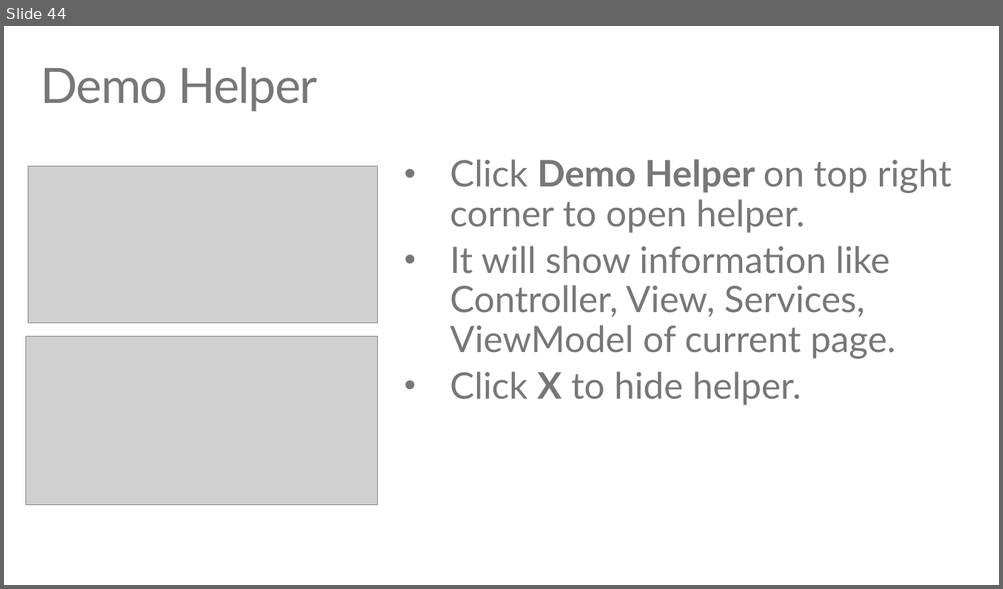
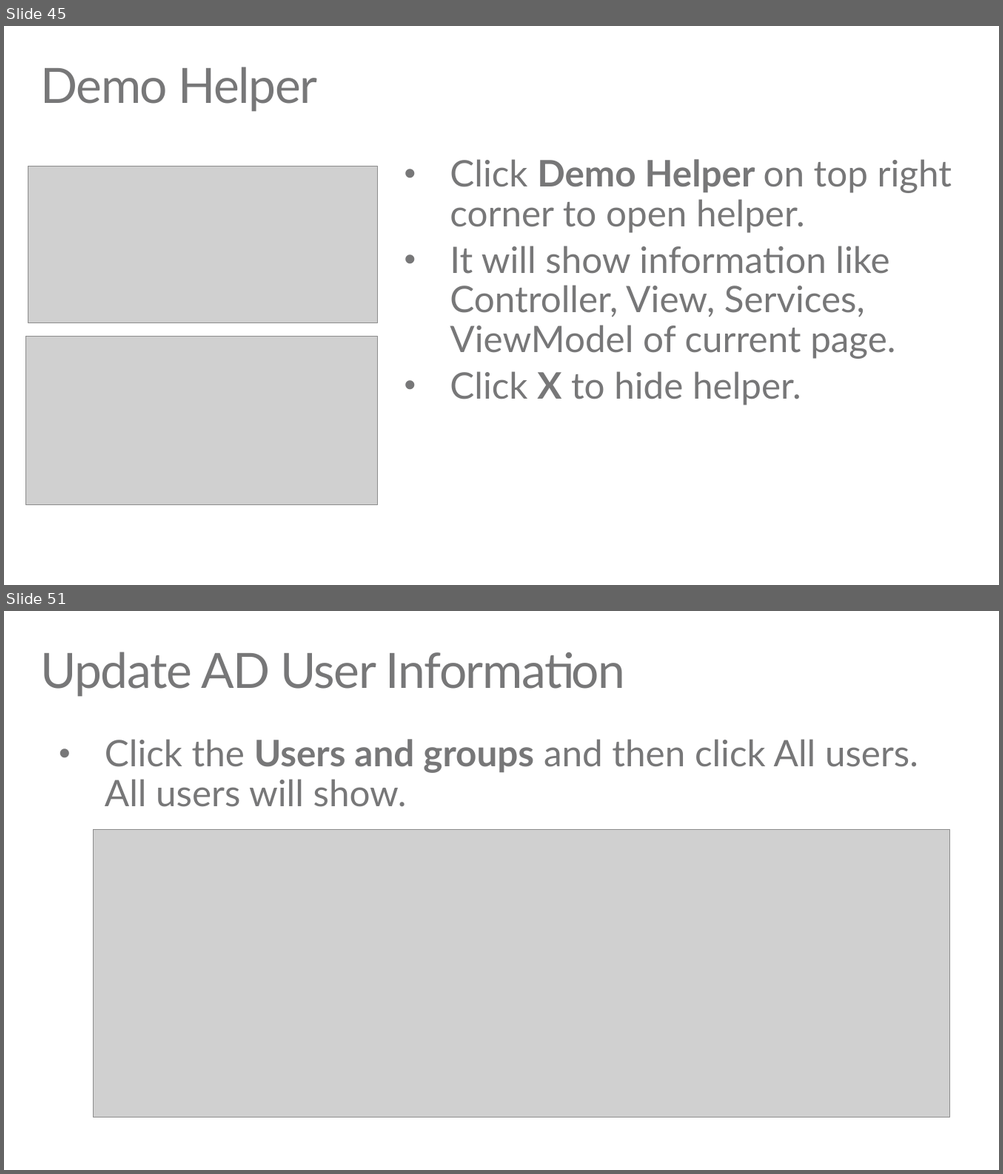
Before and after one commit to TylerLu/EDUGraphAPI-Angular, a slide deck: EDU GRAPH-API Demo Script.pptx. Shown one above the other, each under a label of ours: slide 44 before the commit, slides 45 and 51 after it; the slides between them are not shown. The pictures are 1003x589 and 1003x1174 pixels, drawn with LibreOffice and Linux fonts; fonts in the diff are those of the drawing; grey boxes stand for pictures. Boxes give left, top, right and bottom in pixels: in the first picture for what was removed or moved away, otherwise in the second. Text is boxed around its words. In the diff, an @@ line names an element or a change of style, - is before the commit and + after.

```diff
--- a/EDU GRAPH-API Demo Script.pptx
+++ b/EDU GRAPH-API Demo Script.pptx
@@ slide 51 added at [4,611,999,1170], background #FFFFFF @@
@@ title added at [40,652,626,697], 48 pt, text #777778 @@
+Update AD User Information
@@ text added at [105,739,918,807], 36 pt, text #777778 @@
+• Click the Users and groups and then click All users. All users will show.
@@ picture added at [94,829,950,1117] @@
@@ what was slide 44 is now slide 45 @@
```
Also in this commit, not shown: 2 slides changed, 8 other slides added.
